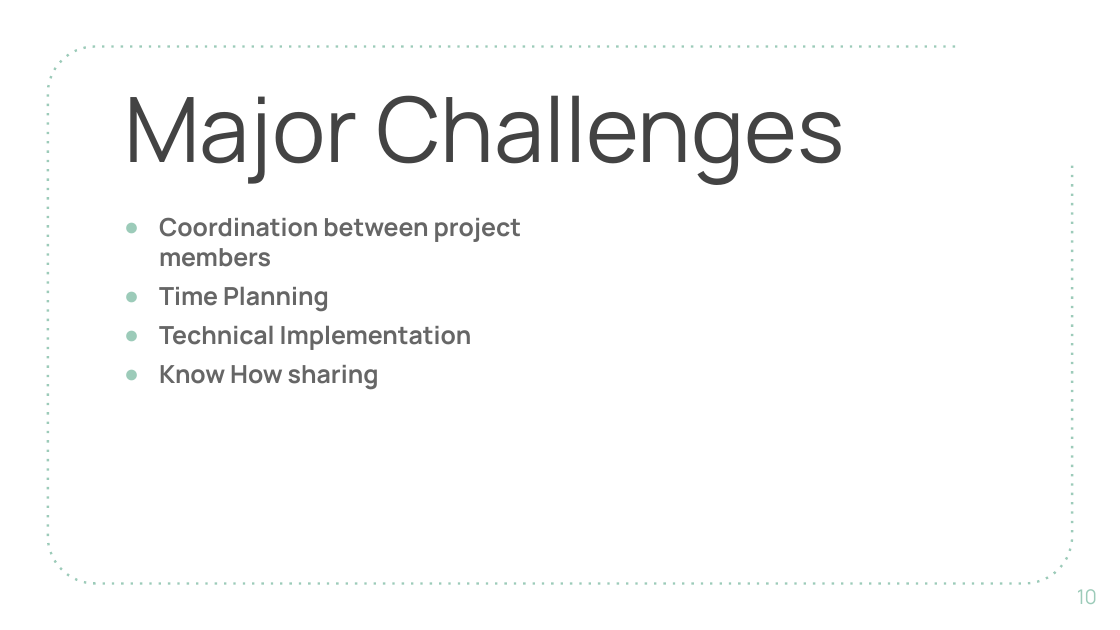
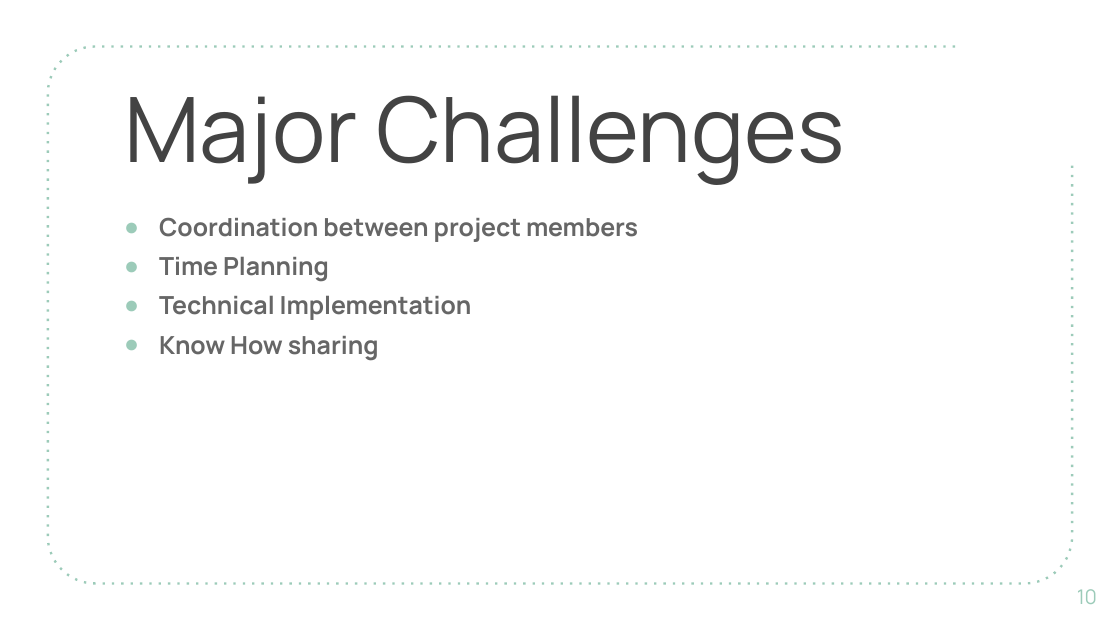
Before and after one commit to DigiBP/digibp-andermatt, a slide deck: slide 10 of Documentation/Presentations/PresentationDigiBP.pptx. Drawn at 1120x630 pixels with LibreOffice and Linux fonts; fonts in the diff are those of the drawing; background and template pictures are left out. Boxes give left, top, right and bottom in pixels: in the first picture for what was removed or moved away, otherwise in the second. Text is boxed around its words. In the diff, an @@ line names an element or a change of style, - is before the commit and + after.

```diff
--- a/Documentation/Presentations/PresentationDigiBP.pptx
+++ b/Documentation/Presentations/PresentationDigiBP.pptx
@@ text "Coordination between project members" rewrapped from [159, 217, 521, 390] to [159, 217, 638, 361] @@
```
Also in this commit, not shown: 4 other slides changed, 2 slides added.
